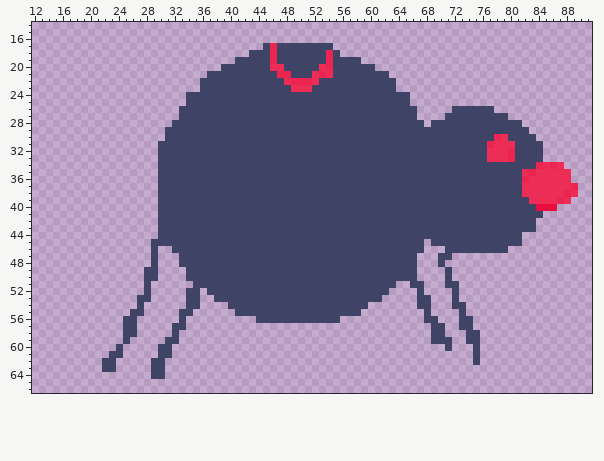
Sprite sheet: Spider.gmx/sprites/images/sprPlayer_15.png. This is how it looked before the edit.
The file is 96x77 pixels. Pixels under 10% opacity are left out. Colours within 5 levels of each other are drawn and written as one. Shown: x 12..91, y 14..66.
Once edited:
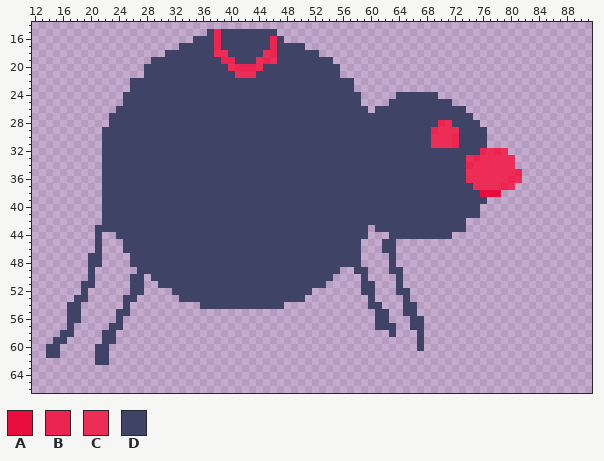
Palette (. is transparent): A #e80d3d  B #eb2450  C #ec2e57  D #3f4365
Edits made:
Changed rows in their new state; - is an unchanged pixel.
first column x 14:
15 -----------------------DBDDDDDDDD-------------------------------------------
16 ---------------------DDDBDDDDDDDBD------------------------------------------
17 -------------------DDDDDBDDDDDD------....-----------------------------------
18 -----------------DDDDDDDCCDDD--C-------...----------------------------------
19 ---------------DDDDDDDDDDBB---CBC-------D....-------------------------------
20 --------------DDDDDDDDDDD-CBBBC-DD-----DD-.....-----------------------------
21 --------------DDDDDDDDD----CCC---DD---DDD-.......---------------------------
22 ------------DDDDDDDDDD------------DDDDD-----......--------------------------
23 ------------DDDDDDDDDD-------------DDD------......--------------------------
24 -----------DDDDDDDDD-------------------------.....--DDDD--------------------
25 -----------DDDDDDDDD-------------------------....---DDDDDD------------------
26 ----------DDDDDDDDD---------------------------.------DDDDD--....------------
27 ---------DDDDDDDDDD----------------------------------DDDD----.....----------
28 ---------DDDDDDDDD------------------------------------D-BC----......--------
29 --------DDDDDDDDD--------------------------------------BCCC----......-------
30 --------DDDDDDDDD--------------------------------------CCCB----.......------
31 --------DDDDDDDD---------------------------------------CCCB----........-----
32 --------DDDDDDDD----------------------------------------------B-B-.....-----
33 --------DDDDDDDD--------------------------------------------CBC---C....-----
34 --------DDDDDDDD--------------------------------------------BCCCCCC.......--
35 --------DDDDDDDD--------------------------------------------CCCCCCCB.......-
36 --------DDDDDDDD--------------------------------------------CCCCCCBC.......-
37 --------DDDDDDDD---------------------------------------------CCCCBC.........
38 --------DDDDDDDD----------------------------------------------AAA...........
39 --------DDDDDDDD-----------------------------------------------............-
40 --------DDDDDDDD----------------------------------------------...........---
41 --------DDDDDDDD----------------------------------------------.........-----
42 --------DDDDDDDD--------------------------------------------..........------
43 -------DDDDDDDDD------------------------------.-------------..........------
44 -------D--DDDDDD------------------------------...---------..........--------
45 -------D---DDDD------------------------------...--....-.............--------
46 -------D---DDDD-DD---------------------------...--....---.........----------
47 ------DD----DDD-DDD--------------------------....-...---..------------------
48 ------DD----DDD-DDD--------------------------....-...---.-------------------
49 ------D------D--DDDD----------------------..--...--..----.------------------
50 ------D-----DD.-DDDD---------------------....-....-..----.------------------
51 -----DD-----DD.-DDDDD-------------------.....--...D-..---..-----------------
52 -----D------DD.---DD--D---------------.......--..-DD-.----.-----------------
53 ----DD-----DD..----D--DD-------------.........-.---D-..---.-----------------
54 ---DD------D-.------..DDDD--------............DD---DD..---..----------------
55 ---DD-----DD..-----..------..................--DD--DD-.----.----------------
56 ---DD-----D..------.----------............-----DD---DD..---..---------------
57 ---D-----DD..-----..---------------------------DDD--DD-..--..---------------
58 --DD----DD-..-----.------------------------------D---D-..---..--------------
59 -DD-----DD-.-----..----------------------------------D-...--..--------------
60 DD-----DD-.-----..-----------------------------------D---.---.--------------
61 DD-----DD..-----..-------------------------------------------.--------------
62 -------D-.-----..--------------------------------------------.--------------
63 --------..-----..-----------------------------------------------------------
64 ---------------..-----------------------------------------------------------
Boxes around the changes in both pictures, in picture pixels (x1, y1, x2, y2):
changed: (46, 29, 578, 379)
